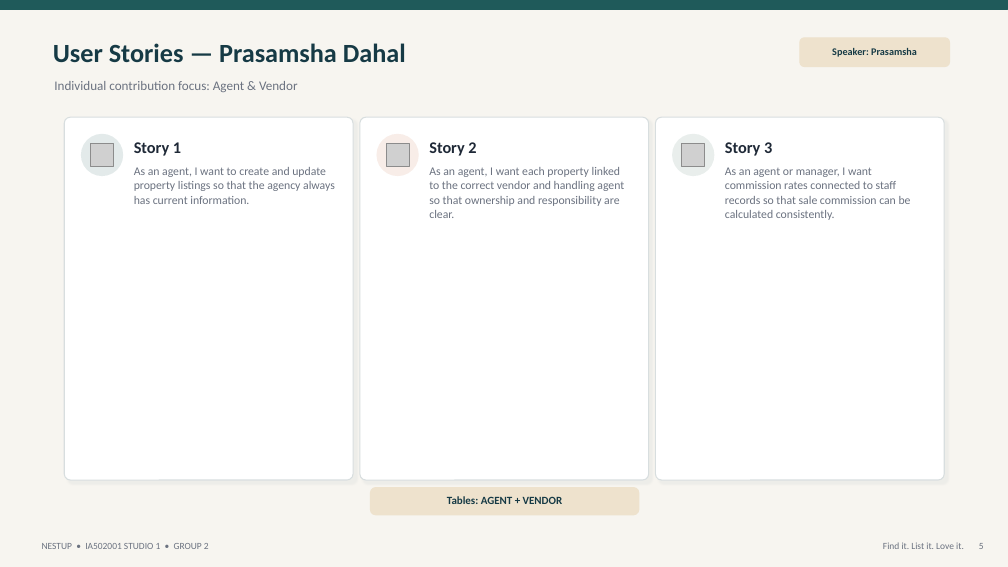
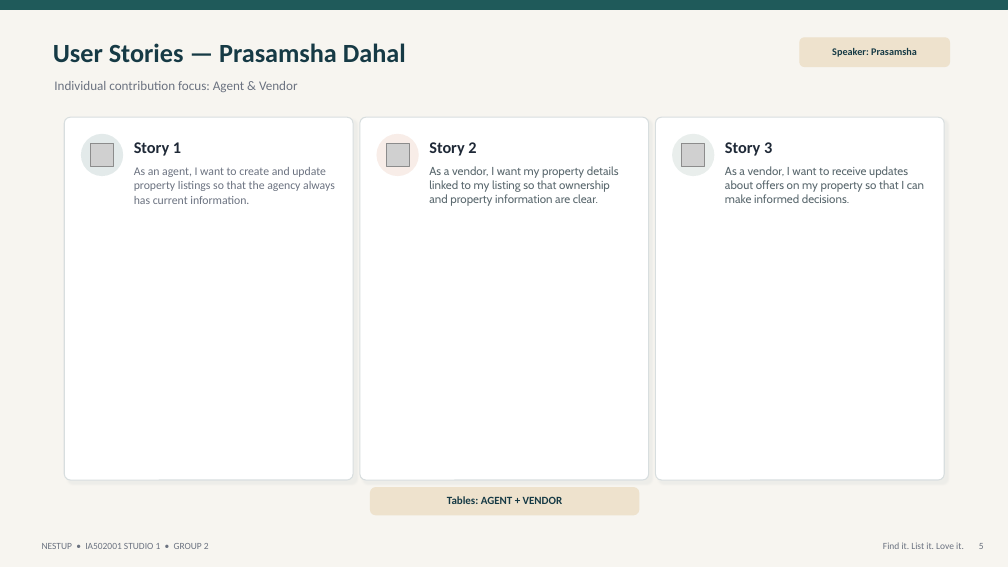
Before and after one commit to pdahalop/Studio-01, a slide deck: slide 5 of NestUp_Group2_Presentation.pptx. Drawn at 1008x567 pixels with LibreOffice and Linux fonts; fonts in the diff are those of the drawing; grey boxes stand for pictures. Boxes give left, top, right and bottom in pixels: in the first picture for what was removed or moved away, otherwise in the second. Text is boxed around its words. In the diff, an @@ line names an element or a change of style, - is before the commit and + after.

```diff
--- a/NestUp_Group2_Presentation.pptx
+++ b/NestUp_Group2_Presentation.pptx
@@ text at [429,166,619,206]: text changed; size 11.2 to 11 pt; font Calibri to Cabin; text colour #6B7280 to #5B696F @@
-As an agent, I want each property linked to the correct vendor and handling agent so that ownership and responsibility are clear.
+As a vendor, I want my property details linked to my listing so that ownership and property information are clear.
@@ text at [725,166,924,203]: text changed; size 11.2 to 11 pt; font Calibri to Cabin; text colour #6B7280 to #5B696F @@
-As an agent or manager, I want commission rates connected to staff records so that sale commission can be calculated consistently.
+As a vendor, I want to receive updates about offers on my property so that I can make informed decisions.
```
Also in this commit, not shown: 5 other slides changed.
